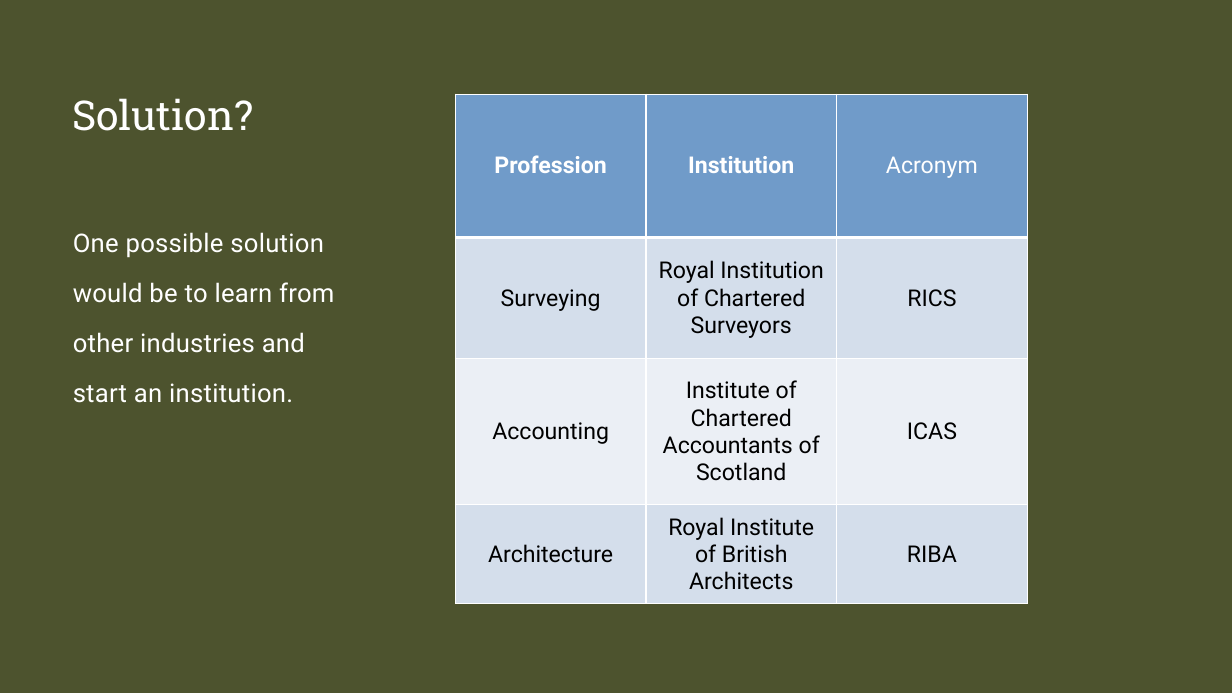
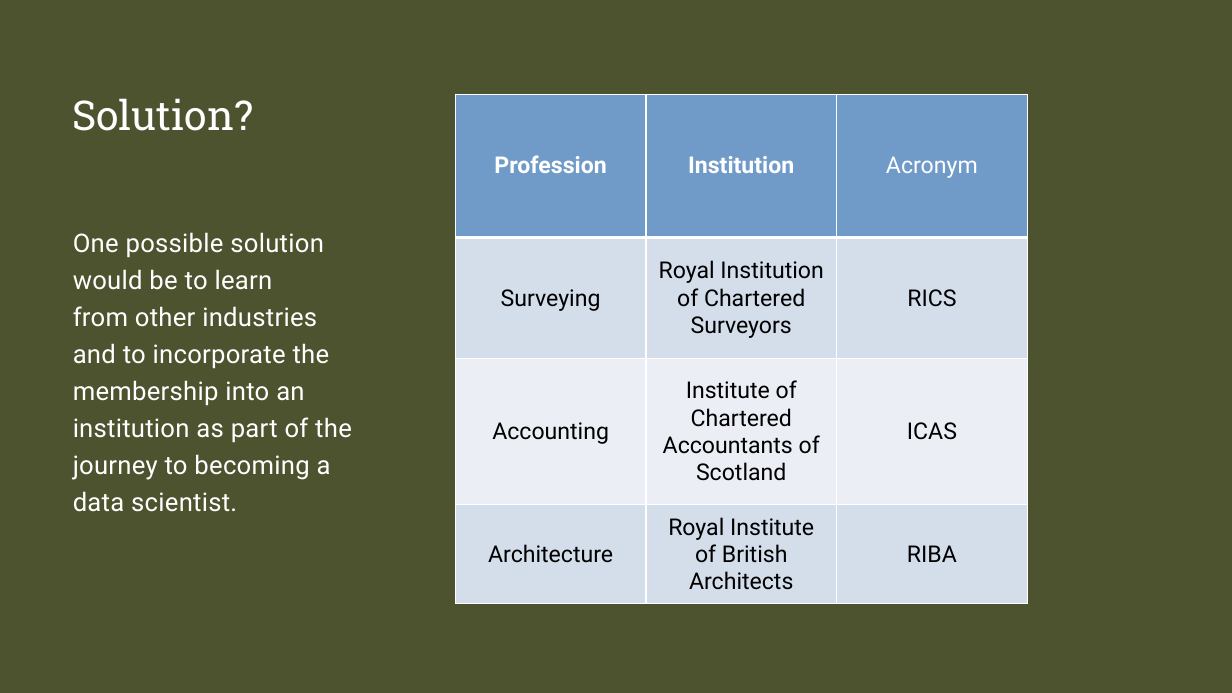
Before and after one commit to iamstu12/codeclan_homework_StuartM-, a slide deck: slide 5 of week_03/day_5/ethics_communication_project/Ethics and Communication.pptx. Drawn at 1232x693 pixels with LibreOffice and Linux fonts; fonts in the diff are those of the drawing. Boxes give left, top, right and bottom in pixels: in the first picture for what was removed or moved away, otherwise in the second. Text is boxed around its words. In the diff, an @@ line names an element or a change of style, - is before the commit and + after.

```diff
--- a/week_03/day_5/ethics_communication_project/Ethics and Communication.pptx
+++ b/week_03/day_5/ethics_communication_project/Ethics and Communication.pptx
@@ text at [73, 232, 352, 512]: text changed @@
-One possible solution
-would be to learn from
-other industries and
-start an institution.
+One possible solution would be to learn from other industries and to incorporate the membership into an institution as part of the journey to becoming a data scientist.
```
Also in this commit, not shown: 3 other slides changed.
